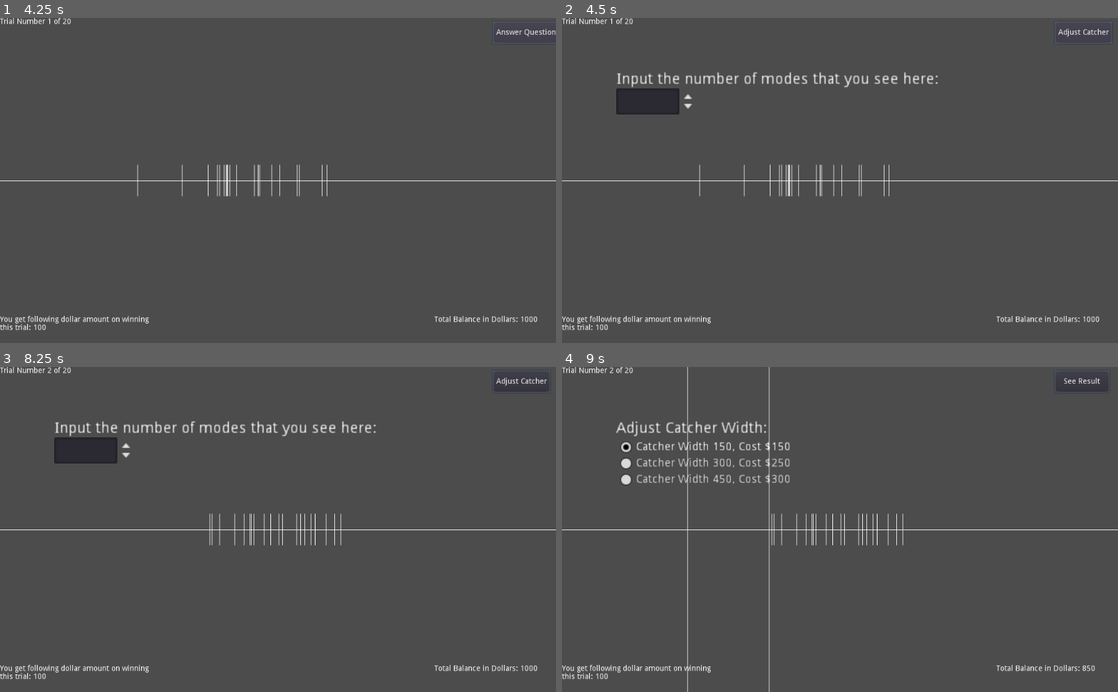
Above: before the commit, frames 1-4 (two rows, left to right).
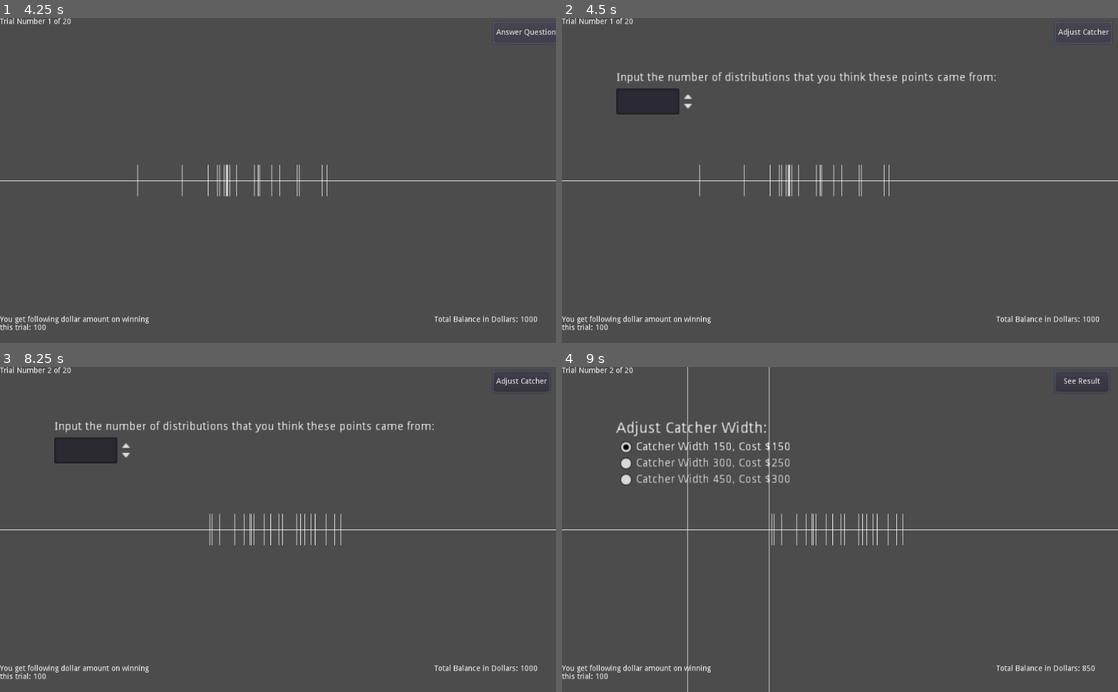
Above: after the commit, the same moments.

Repository: pb6191/bimodalGame
Game: Godot game, scene res://Menu.tscn
Same seed, same stepped clock (60 frames per second), same inputs: the game is played once before the commit and once after it.
Inputs (mouse positions are in pixels of both pictures, inside the frame that each line leads up to):
- Up to frame 1 (4.25 s): click (433, 138) at 0.52 s; type "12" at 0.6 s; click "START" at 1.25 s; click (111, 96) at 2.02 s; type "12" at 2.1 s; click (111, 148) at 2.25 s; type "12" at 2.33 s; click (111, 203) at 2.48 s; type "12" at 2.57 s; click "NEXT" at 2.75 s; click "Start Trial" at 3.5 s
- Up to frame 2 (4.5 s): click "Answer Question" at 4.25 s
- Up to frame 3 (8.25 s): click "Adjust Catcher" at 5 s; click "See Result" at 5.75 s; click "Display Graph" at 6.5 s; click "Start Trial" at 7.25 s; tap Enter at 8 s; move the mouse to (400, 513) at 8.02 s; hold Right (ui_right) from 8.03 s (still down); click (400, 513) at 8.1 s
- Up to frame 4 (9 s): tap Space at 8.75 s; move the mouse to (728, 545) at 8.77 s; release Right (ui_right) at 8.78 s; hold Left (ui_left) from 8.78 s (still down); click (728, 545) at 8.85 s

Frame 1 is identical in both runs. In frame 2, 1.1% of the frame differs, in the area x 9-78%, y 16-22%; in frame 3, 1.1%; in frame 4, nothing differs.

Commit message:
pixel to cartesian coordinate conversion

Diff:
--- a/Closing.tscn
+++ b/Closing.tscn
@@ -16,3 +16,6 @@
 margin_bottom = 260.001
 rect_scale = Vector2( 2, 2 )
 script = ExtResource( 1 )
+__meta__ = {
+"_edit_use_anchors_": false
+}
--- a/Main.tscn
+++ b/Main.tscn
@@ -87,10 +87,10 @@
 visible = false
 margin_left = 100.0
 margin_top = 100.0
-margin_right = 400.0
-margin_bottom = 115.0
-rect_scale = Vector2( 2, 2 )
-text = "Input the number of modes that you see here:"
+margin_right = 600.0
+margin_bottom = 120.0
+rect_scale = Vector2( 1.5, 1.5 )
+text = "Input the number of distributions that you think these points came from:"
 __meta__ = {
 "_edit_use_anchors_": false
 }
Not shown, changed: export_presets.cfg
